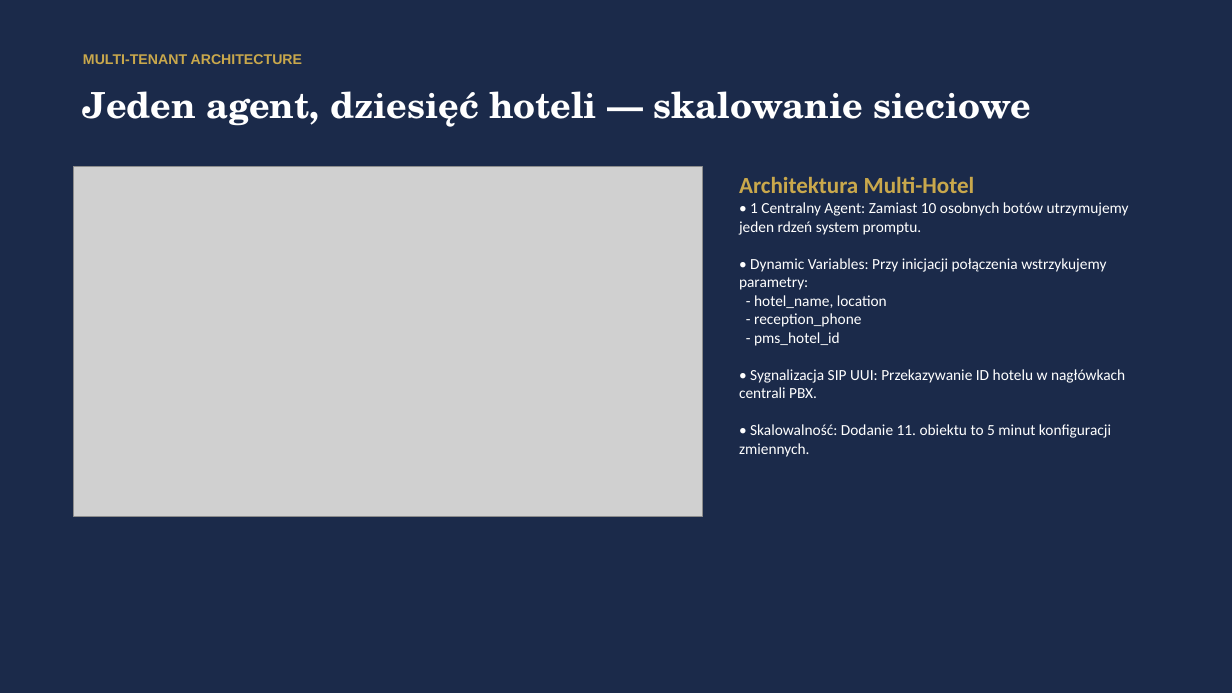
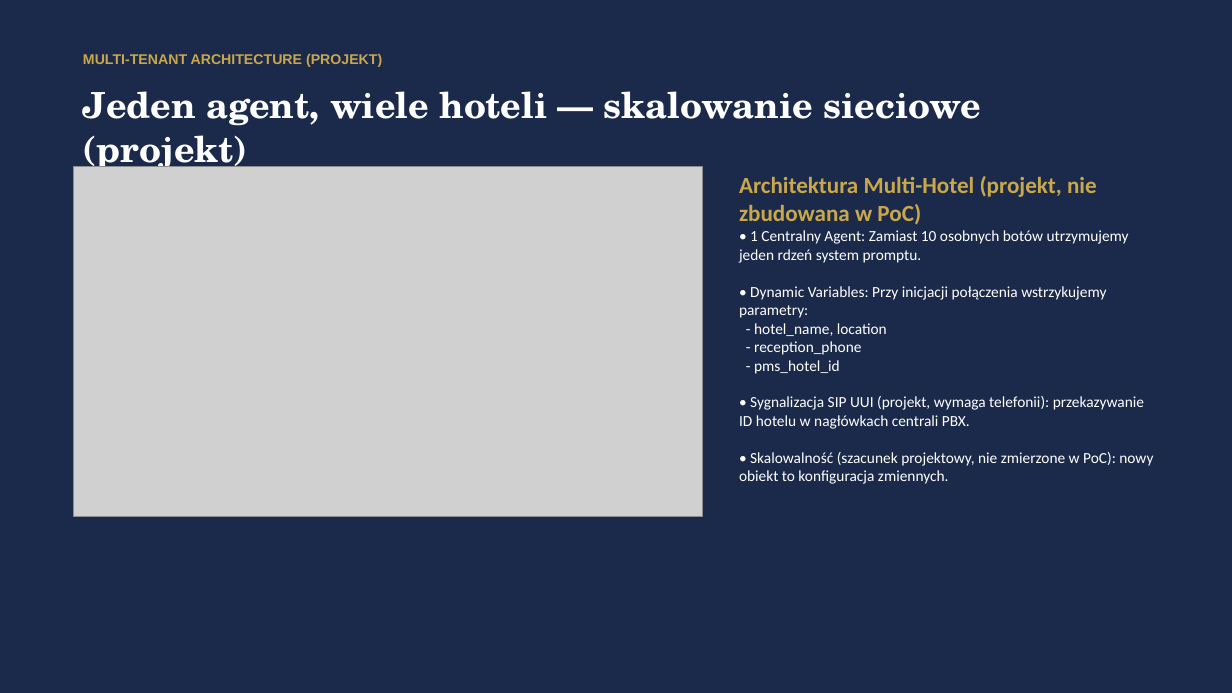
Before and after one commit to kpulka/Elevenlabs_SpaHotel_PoC, a slide deck: slide 11 of presentation/Bukowy_Dwor_Case_Study.pptx. Drawn at 1232x693 pixels with LibreOffice and Linux fonts; fonts in the diff are those of the drawing; grey boxes stand for pictures. Boxes give left, top, right and bottom in pixels: in the first picture for what was removed or moved away, otherwise in the second. Text is boxed around its words. In the diff, an @@ line names an element or a change of style, - is before the commit and + after.

```diff
--- a/presentation/Bukowy_Dwor_Case_Study.pptx
+++ b/presentation/Bukowy_Dwor_Case_Study.pptx
@@ text at <box>83,54,382,67</box>: text changed @@
-MULTI-TENANT ARCHITECTURE
+MULTI-TENANT ARCHITECTURE (PROJEKT)
@@ text at <box>83,91,982,175</box>: text changed @@
-Jeden agent, dziesięć hoteli — skalowanie sieciowe
+Jeden agent, wiele hoteli — skalowanie sieciowe (projekt)
@@ text at <box>739,176,1153,484</box>: text changed @@
-Architektura Multi-Hotel
-• 1 Centralny Agent: Zamiast 10 osobnych botów utrzymujemy jeden rdzeń system promptu.
-• Dynamic Variables: Przy inicjacji połączenia wstrzykujemy parametry:
-- hotel_name, location
-- reception_phone
-- pms_hotel_id
-• Sygnalizacja SIP UUI: Przekazywanie ID hotelu w nagłówkach centrali PBX.
-• Skalowalność: Dodanie 11. obiektu to 5 minut konfiguracji zmiennych.
+Architektura Multi-Hotel (projekt, nie zbudowana w PoC)
+• 1 Centralny Agent: Zamiast 10 osobnych botów utrzymujemy jeden rdzeń system promptu.
+• Dynamic Variables: Przy inicjacji połączenia wstrzykujemy parametry:
+- hotel_name, location
+- reception_phone
+- pms_hotel_id
+• Sygnalizacja SIP UUI (projekt, wymaga telefonii): przekazywanie ID hotelu w nagłówkach centrali PBX.
+• Skalowalność (szacunek projektowy, nie zmierzone w PoC): nowy obiekt to konfiguracja zmiennych.
```
Also in this commit, not shown: 4 other slides changed, 33 other files.
